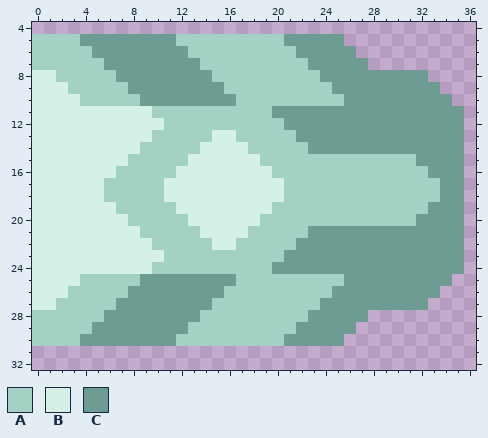
A pixel-art sprite gets an edit: sprites/units/core/respire-leg.png. Above is the file before it was changed.
The file is 40x36 pixels. Shown: x 0..36, y 4..32.
Palette (. is transparent): A #a3d1c3  B #d5f0e5  C #6d9c93
Pixels before, first column x 0:
 5 AAAACCCCCCCCAAAAAAAAACCCCC..........
 6 AAAAACCCCCCCCAAAAAAAAACCCCC.........
 7 AAAAAACCCCCCCCAAAAAAAAACCCCC........
 8 BBAAAAACCCCCCCCAAAAAAAAACCCCCCCCC...
 9 BBBAAAAACCCCCCCCAAAAAAAAACCCCCCCCC..
10 BBBBAAAAACCCCCCCCAAAAAAAAACCCCCCCCC.
11 BBBBBBBBBBAAAAAAAAAACCCCCCCCCCCCCCCC
12 BBBBBBBBBBBAAAAAAAAAACCCCCCCCCCCCCCC
13 BBBBBBBBBBAAAAABBAAAAACCCCCCCCCCCCCC
14 BBBBBBBBBAAAAABBBBAAAAACCCCCCCCCCCCC
15 BBBBBBBBAAAAABBBBBBAAAAAAAAAAAAACCCC
16 BBBBBBBAAAAABBBBBBBBAAAAAAAAAAAAACCC
17 BBBBBBAAAAABBBBBBBBBBAAAAAAAAAAAAACC
18 BBBBBBAAAAABBBBBBBBBBAAAAAAAAAAAAACC
19 BBBBBBBAAAAABBBBBBBBAAAAAAAAAAAAACCC
20 BBBBBBBBAAAAABBBBBBAAAAAAAAAAAAACCCC
21 BBBBBBBBBAAAAABBBBAAAAACCCCCCCCCCCCC
22 BBBBBBBBBBAAAAABBAAAAACCCCCCCCCCCCCC
23 BBBBBBBBBBBAAAAAAAAAACCCCCCCCCCCCCCC
24 BBBBBBBBBBAAAAAAAAAACCCCCCCCCCCCCCCC
25 BBBBAAAAACCCCCCCCAAAAAAAAACCCCCCCCC.
26 BBBAAAAACCCCCCCCAAAAAAAAACCCCCCCCC..
27 BBAAAAACCCCCCCCAAAAAAAAACCCCCCCCC...
28 AAAAAACCCCCCCCAAAAAAAAACCCCC........
29 AAAAACCCCCCCCAAAAAAAAACCCCC.........
30 AAAACCCCCCCCAAAAAAAAACCCCC..........
Now the later version:
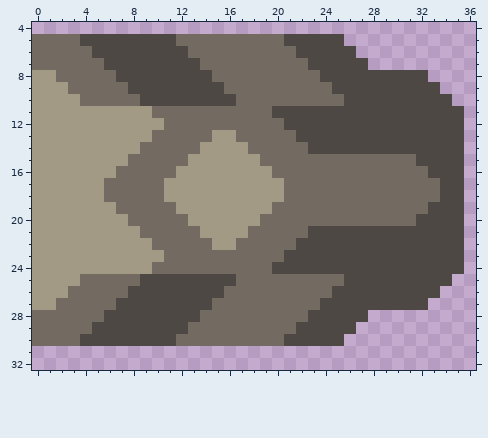
Edits made:
colour A: #a3d1c3 -> #736b62
colour B: #d5f0e5 -> #a39a86
colour C: #6d9c93 -> #4d4843
Pixel boxes of the changes (left, top, right, bottom) in both pictures:
changed: (32, 34, 464, 346)
